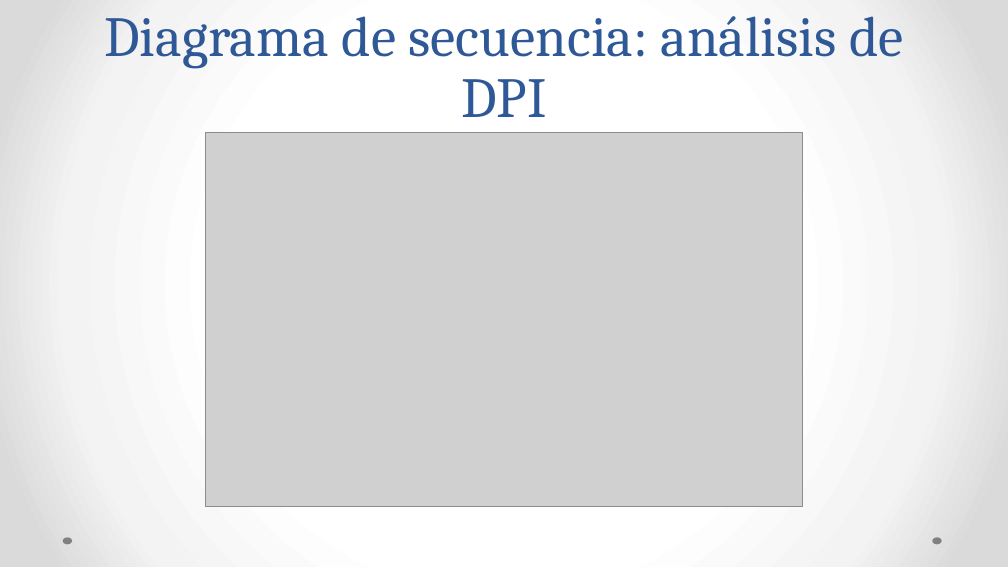
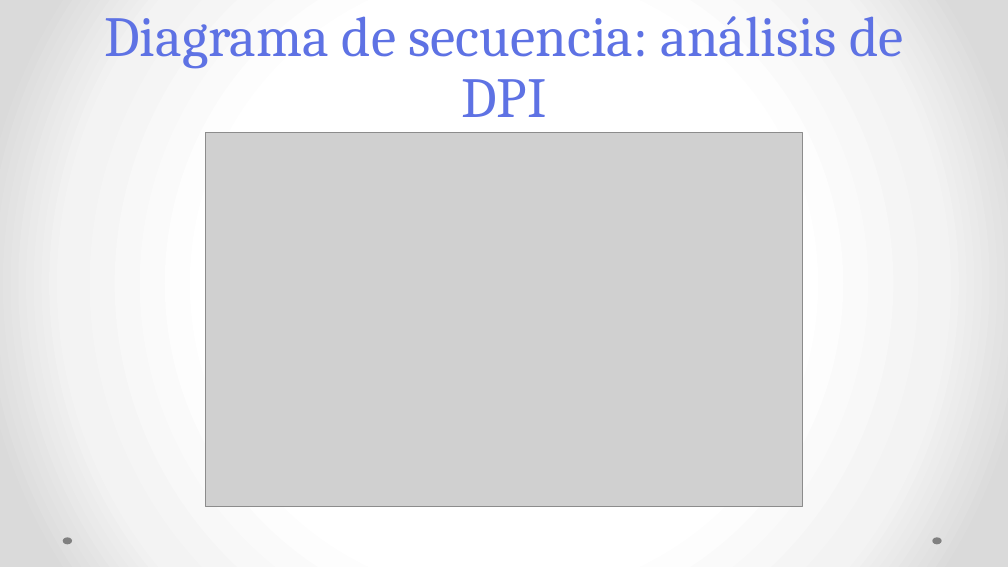
Before and after one commit to ThelmaLemus/Law, a slide deck: slide 26 of Lawbrary2.pptx. Drawn at 1008x567 pixels with LibreOffice and Linux fonts; fonts in the diff are those of the drawing; grey boxes stand for pictures. Boxes give left, top, right and bottom in pixels: in the first picture for what was removed or moved away, otherwise in the second. Text is boxed around its words. In the diff, an @@ line names an element or a change of style, - is before the commit and + after.

```diff
--- a/Lawbrary2.pptx
+++ b/Lawbrary2.pptx
@@ title "Diagrama de secuencia: análisis de ..." at (104,16,903,117): text colour #2F5897 to #5E72E4 @@
```
Also in this commit, not shown: 2 other slides changed.
